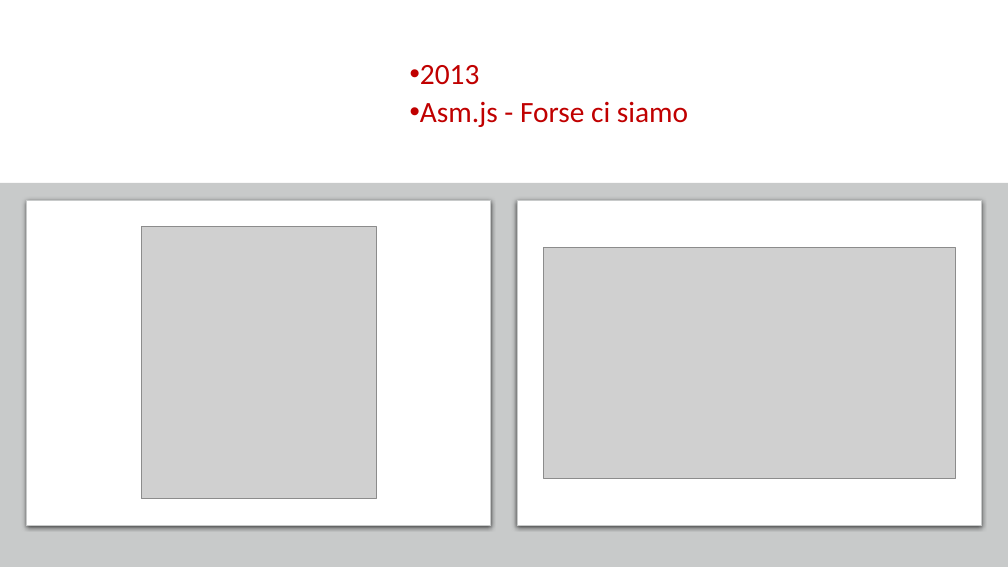
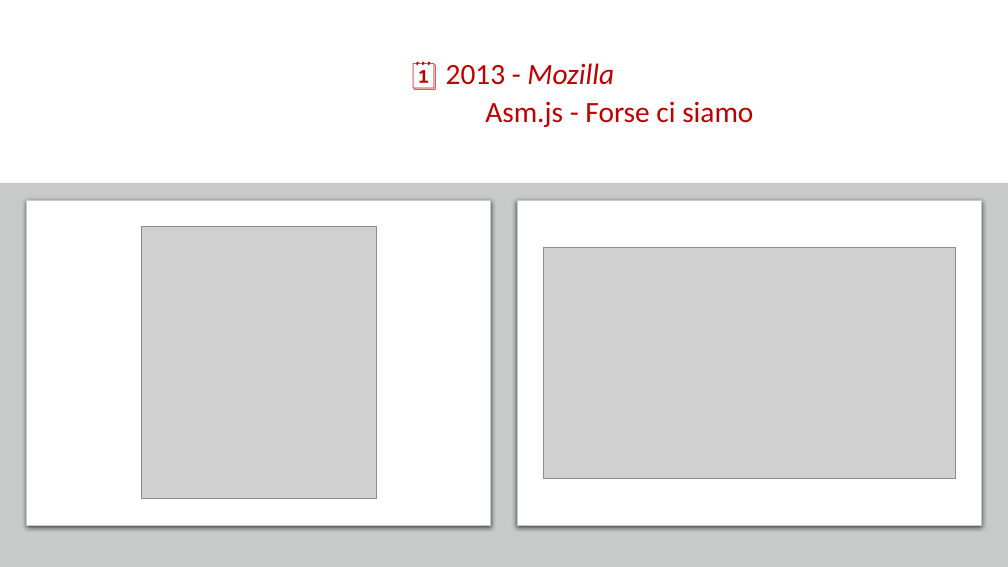
Before and after one commit to Ace68/slide, a slide deck: slide 8 of 2022/XMasDev/WebAssembly-XMASDEV2022.pptx (slide 7 before the commit). Drawn at 1008x567 pixels with LibreOffice and Linux fonts; fonts in the diff are those of the drawing; grey boxes stand for pictures; background and template pictures are left out. Boxes give left, top, right and bottom in pixels: in the first picture for what was removed or moved away, otherwise in the second. Text is boxed around its words. In the diff, an @@ line names an element or a change of style, - is before the commit and + after.

```diff
--- a/2022/XMasDev/WebAssembly-XMASDEV2022.pptx
+++ b/2022/XMasDev/WebAssembly-XMASDEV2022.pptx
@@ text at (446,63,614,85): text changed @@
-• 2013
+🗓️ 2013 - Mozilla
@@ text at (485,102,753,127): bullet • to none @@
```
Also in this commit, not shown: 8 other slides changed, 2 slides added.
